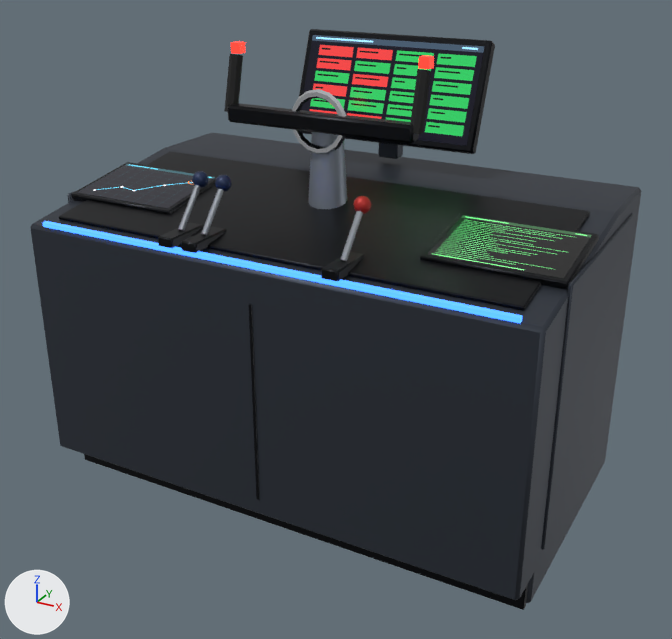
Before and after pictures for a commit that changed the glTF model godot/models/console/console_flight_control.glb.
The view is the same before and after, from a camera (50 mm lens) standing at (1.31, -2.39, 1.75) and looking at (0.03, -0.05, 0.58). The axes (+X, +Y, +Z) are drawn at lower left. The lights are the same throughout. The first picture is the older version. Vertices at exactly the same position are counted once.

Names of what the first picture shows: 'console_flight_control'.
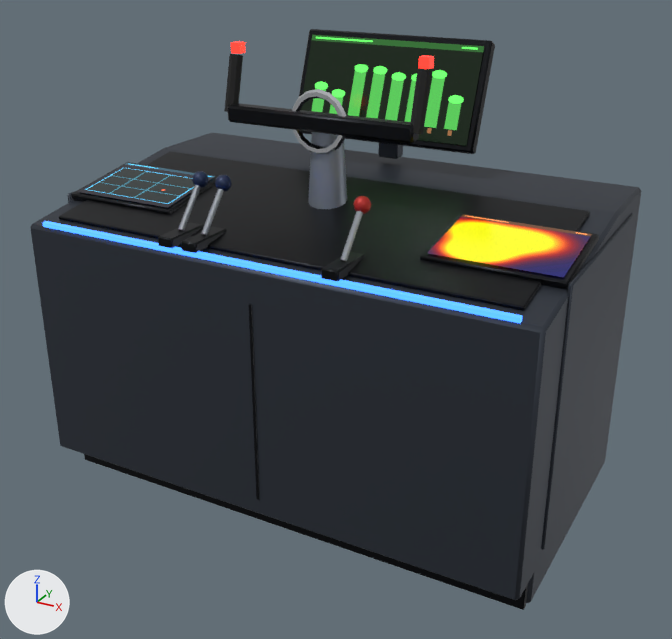
Boxes [x1, y1, x2, y2] around the edits, measured in the pictures (672 x 639 px):
part 1 of me_body, recoloured: [79, 164, 214, 208] in both
part 2 of me_body, recoloured: [428, 215, 591, 277] in both
part 3 of me_body, recoloured: [306, 35, 484, 145] in both

Edits to the bpy script that builds the scene:
```text
Add img_thermal:
    img_thermal = load_image('thermal', '_unpacked/thermal', 256, 256, 'sRGB')
Add img_hydro_status:
    img_hydro_status = load_image('hydro_status', '_unpacked/hydro_status', 256, 256, 'sRGB')
Add img_deck_map:
    img_deck_map = load_image('deck_map', '_unpacked/deck_map', 256, 256, 'sRGB')
Add mat_screen_thermal:
    mat_screen_thermal = bpy.data.materials.new('screen_thermal')
    # colours: black #000000
    # uses the picture img_thermal
Add mat_screen_hydro_status:
    mat_screen_hydro_status = bpy.data.materials.new('screen_hydro_status')
    # colours: black #000000
    # uses the picture img_hydro_status
Add mat_screen_deck_map:
    mat_screen_deck_map = bpy.data.materials.new('screen_deck_map')
    # colours: black #000000
    # uses the picture img_deck_map
Change me_body:
    where me_body.from_pydata(...)  # 722 vertices, 1318 faces; spans x -0.81..0.81, y -0.48..0.47, z 0.0..1.39
    used by ob_console_flight_control; location = (0.0, 0.0, 0.0)
    me_body part 1: 2 faces spanning x -0.78..-0.42, y -0.28..-0.03, z 0.94..0.97 switch from mat_screen_nav to mat_screen_deck_map
    me_body part 2: 2 faces spanning x 0.42..0.78, y -0.28..-0.03, z 0.94..0.97 switch from mat_screen_diagnostic to mat_screen_thermal
    me_body part 3: 2 faces spanning x -0.3..0.3, y 0.28..0.38, z 1.09..1.37 switch from mat_screen_systems to mat_screen_hydro_status
```
